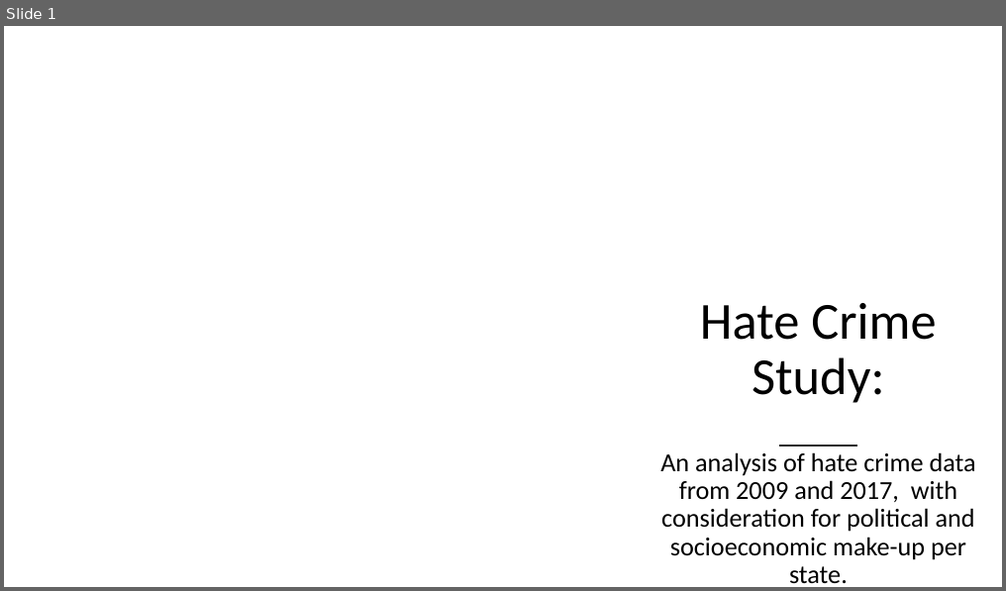
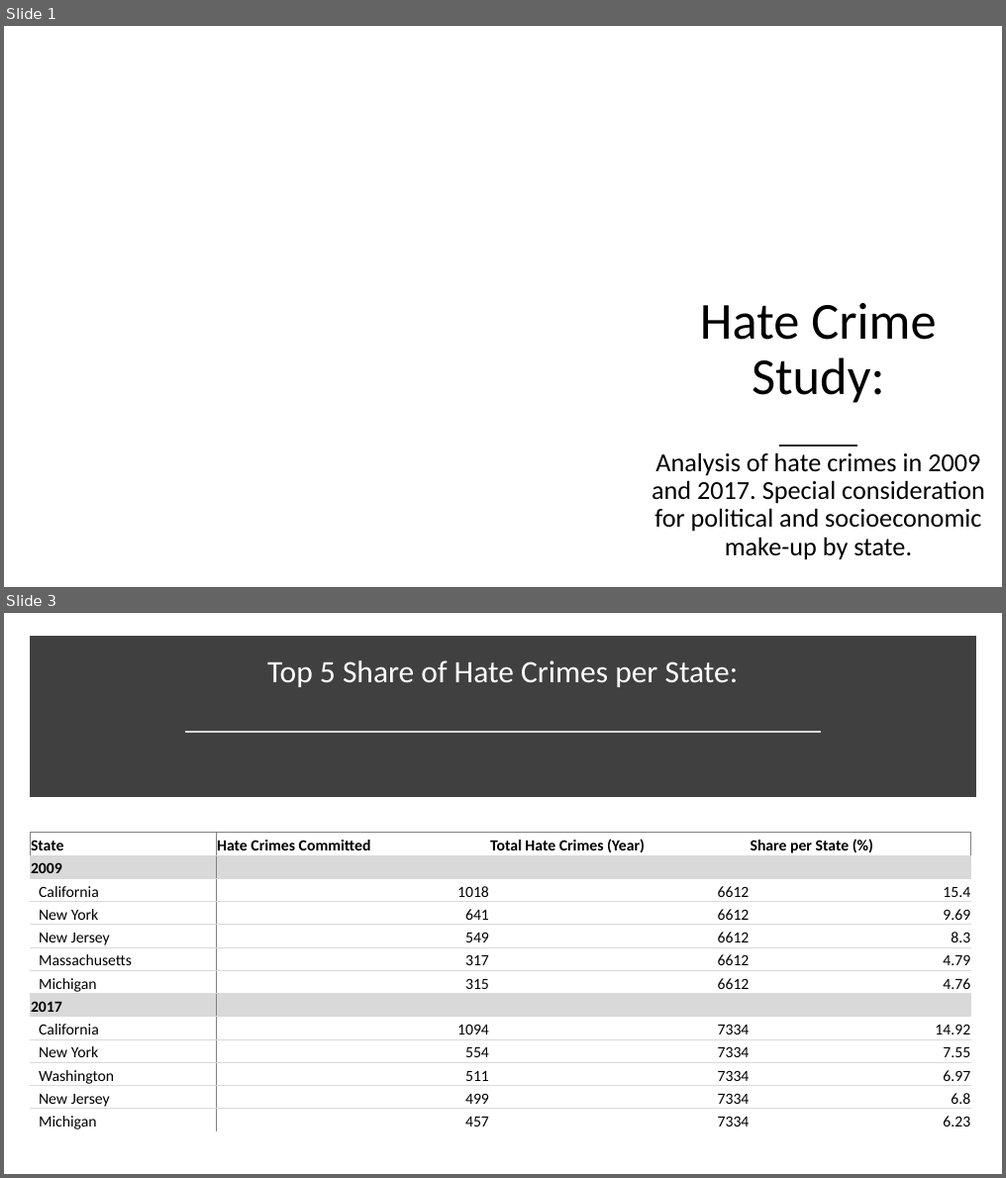
Before and after one commit to ZGrinacoff/Eight-Years-Later, a slide deck: Hate_Crime_Study.pptx. Shown one above the other, each under a label of ours: slide 1 before the commit, slides 1 and 3 after it; the slides between them are not shown. The pictures are 1006x591 and 1006x1178 pixels, drawn with LibreOffice and Linux fonts; fonts in the diff are those of the drawing; background and template pictures are left out. Boxes give left, top, right and bottom in pixels: in the first picture for what was removed or moved away, otherwise in the second. Text is boxed around its words. In the diff, an @@ line names an element or a change of style, - is before the commit and + after.

```diff
--- a/Hate_Crime_Study.pptx
+++ b/Hate_Crime_Study.pptx
@@ slide 3 added at [4,613,1002,1174], background #FFFFFF @@
@@ rectangle added at [35,642,971,792], fill #404040, outline #404040 10 pt @@
@@ title added at [267,661,739,687], 30 pt, text #FFFFFF @@
+Top 5 Share of Hate Crimes per State:
@@ line added from (185, 731) to (822, 731), #D9D9D9 1.75 pt @@
@@ table added at [30,833,971,1134], 13 rows, 4 columns @@
+State | Hate Crimes Committed | Total Hate Crimes (Year) | Share per State (%)
+2009 |  |  | 
+California | 1018 | 6612 | 15.4
+New York | 641 | 6612 | 9.69
+New Jersey | 549 | 6612 | 8.3
+Massachusetts | 317 | 6612 | 4.79
+Michigan | 315 | 6612 | 4.76
+2017 |  |  | 
+California | 1094 | 7334 | 14.92
+New York | 554 | 7334 | 7.55
+Washington | 511 | 7334 | 6.97
+New Jersey | 499 | 7334 | 6.8
+Michigan | 457 | 7334 | 6.23
@@ slide 1 changed as well @@
@@ subtitle at [651,453,985,561]: text changed @@
-An analysis of hate crime data from 2009 and 2017, with consideration for political and socioeconomic make-up per state.
+Analysis of hate crimes in 2009 and 2017. Special consideration for political and socioeconomic make-up by state.
```
Also in this commit, not shown: 3 other slides changed, 23 other slides added, 1 slide removed.
